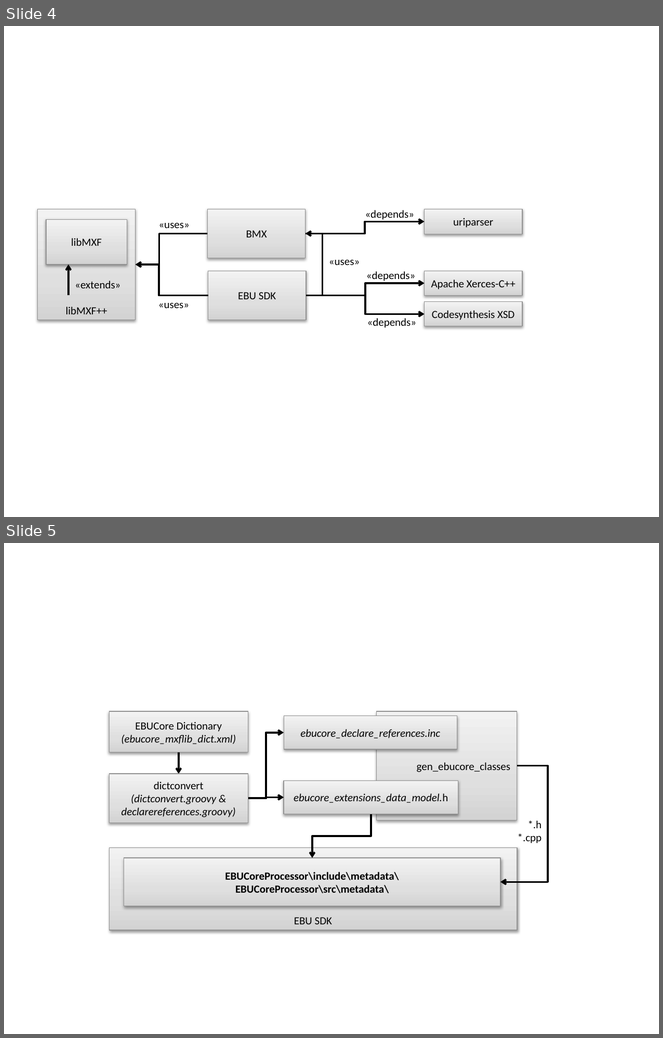
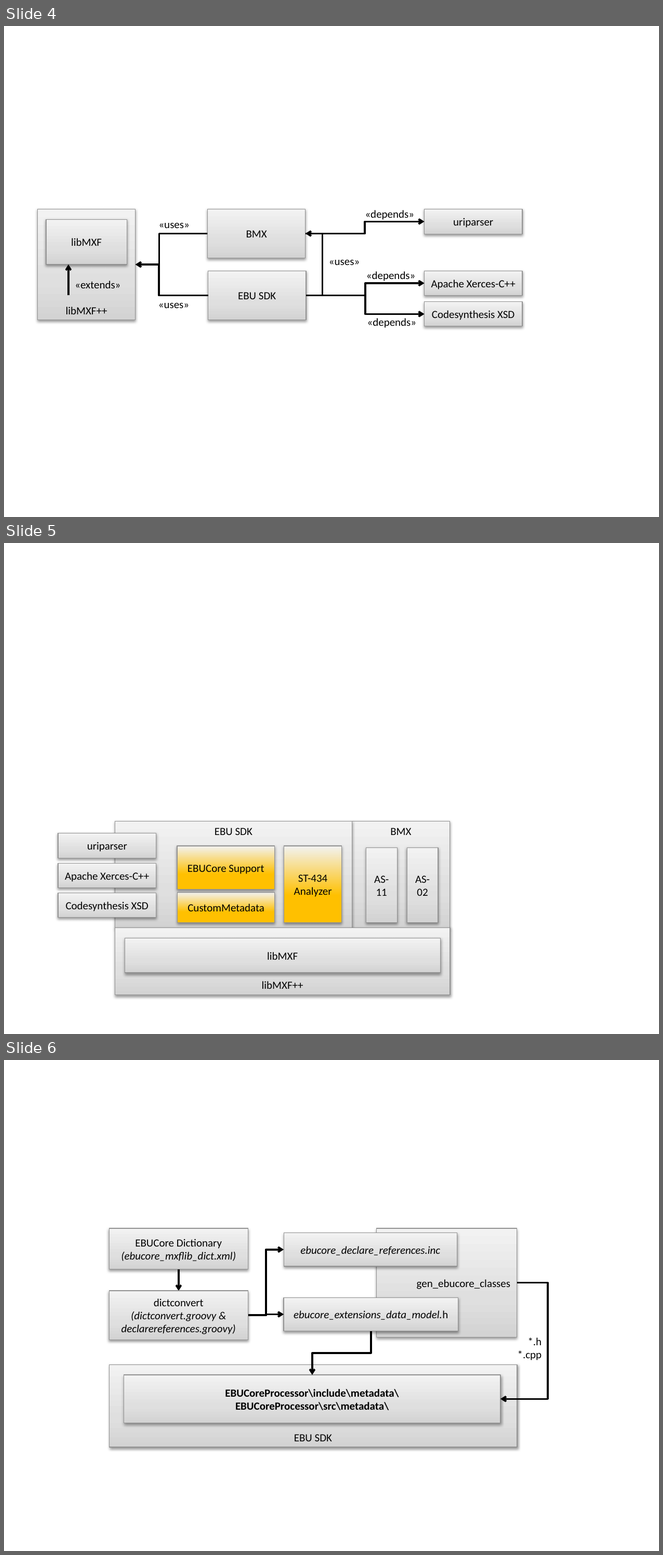
Before and after one commit to Limecraft/ebu-mxfsdk, a slide deck: doc/EBU MXF SDK - EBUCore - images.pptx. Shown one above the other, each under a label of ours: slides 4 and 5 before the commit, slides 4, 5 and 6 after it. The pictures are 663x1038 and 663x1555 pixels, drawn with LibreOffice and Linux fonts; fonts in the diff are those of the drawing; background and template pictures are left out. Boxes give left, top, right and bottom in pixels: in the first picture for what was removed or moved away, otherwise in the second. Text is boxed around its words. In the diff, an @@ line names an element or a change of style, - is before the commit and + after.

Commit message:
Updated images following FIAT IFTA conference submission.

```diff
--- a/doc/EBU MXF SDK - EBUCore - images.pptx
+++ b/doc/EBU MXF SDK - EBUCore - images.pptx
@@ slide 5 added at [4,543,659,1034], background picture (left out) @@
@@ rectangle added at [115,822,352,928], fill gradient #D3D3D3 to #E0E0E0 to #F3F3F3, outline #939393 0.75 pt, 12 pt, text #000000 @@
+EBU SDK
@@ rectangle added at [352,822,450,928], fill gradient #D3D3D3 to #E0E0E0 to #F3F3F3, outline #939393 0.75 pt, 12 pt, text #000000 @@
+BMX
@@ rectangle added at [59,833,157,858], fill gradient #D3D3D3 to #E0E0E0 to #F3F3F3, outline #939393 0.75 pt, 12 pt, text #000000 @@
+uriparser
@@ rectangle added at [177,846,274,890], fill gradient #FFC000 to #F3F3F3, outline #939393 0.75 pt, 12 pt, text #000000 @@
+EBUCore Support
@@ rectangle added at [284,846,341,923], fill gradient #FFC000 to #F3F3F3, outline #939393 0.75 pt, 12 pt, text #000000 @@
+ST-434
+Analyzer
@@ rectangle added at [366,848,398,923], fill gradient #D3D3D3 to #E0E0E0 to #F3F3F3, outline #939393 0.75 pt, 12 pt, text #000000 @@
+AS-11
@@ rectangle added at [407,848,438,923], fill gradient #D3D3D3 to #E0E0E0 to #F3F3F3, outline #939393 0.75 pt, 12 pt, text #000000 @@
+AS-02
@@ rectangle added at [59,863,157,888], fill gradient #D3D3D3 to #E0E0E0 to #F3F3F3, outline #939393 0.75 pt, 12 pt, text #000000 @@
+Apache Xerces-C++
@@ rectangle added at [59,893,157,917], fill gradient #D3D3D3 to #E0E0E0 to #F3F3F3, outline #939393 0.75 pt, 12 pt, text #000000 @@
+Codesynthesis XSD
@@ rectangle added at [178,893,275,923], fill gradient #FFC000 to #F3F3F3, outline #939393 0.75 pt, 12 pt, text #000000 @@
+CustomMetadata
@@ rectangle added at [115,928,450,995], fill gradient #D3D3D3 to #E0E0E0 to #F3F3F3, outline #939393 0.75 pt, 12 pt, text #000000 @@
+libMXF++
@@ rectangle added at [125,938,440,973], fill gradient #D3D3D3 to #E0E0E0 to #F3F3F3, outline #939393 0.75 pt, 12 pt, text #000000 @@
+libMXF
@@ what was slide 5 is now slide 6 @@
```
